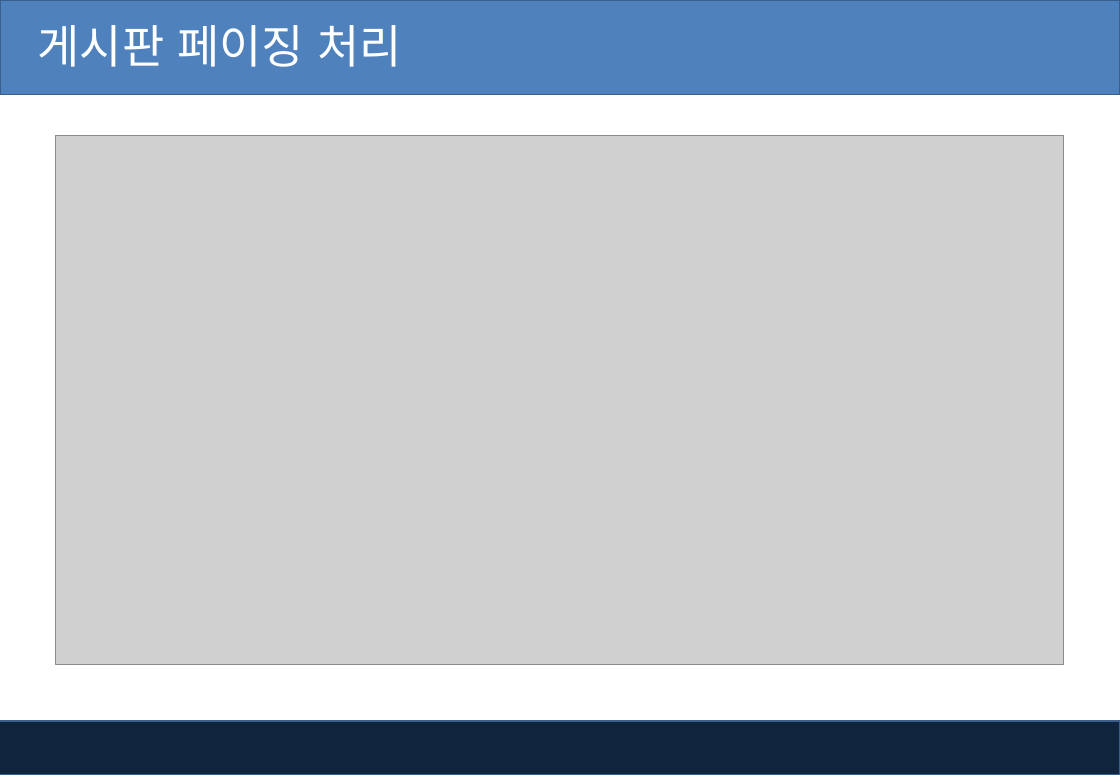
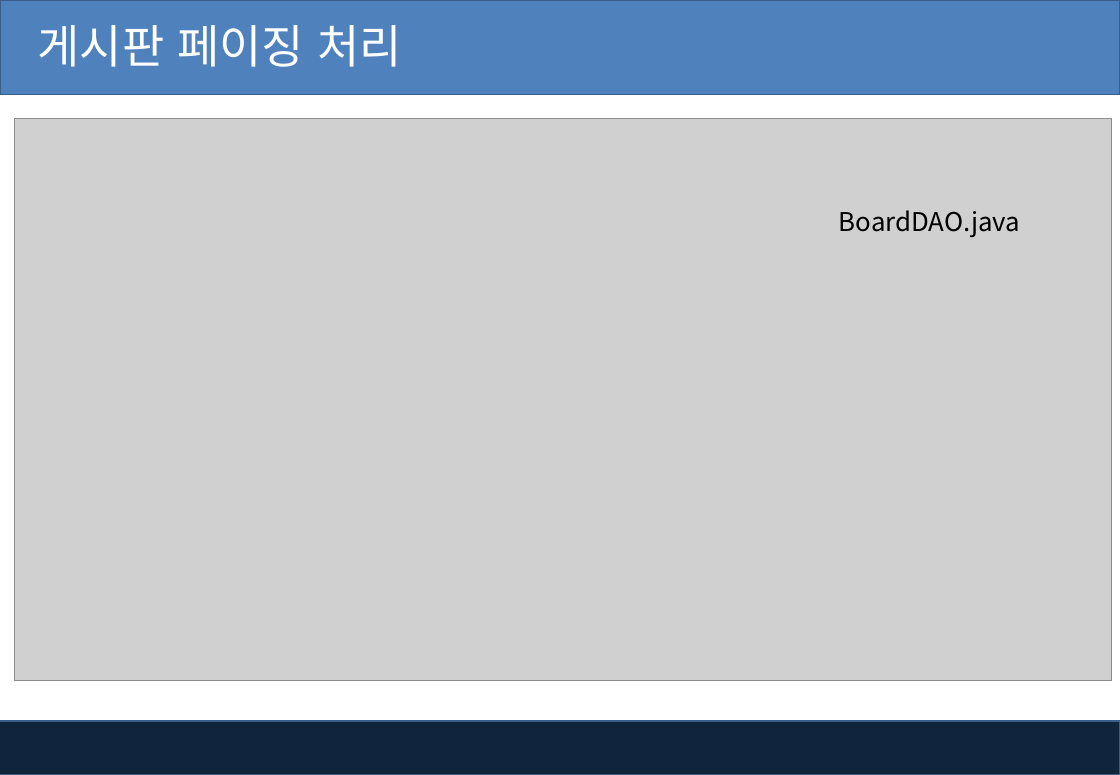
Before and after one commit to kiyongee2/green_project_web, a slide deck: slide 43 of jsp_ppt/10-2장. Jsp - MVC를 이용한 게시판 관리.pptx. Drawn at 1120x775 pixels with LibreOffice and Linux fonts; fonts in the diff are those of the drawing; grey boxes stand for pictures; background and template pictures are left out. Boxes give left, top, right and bottom in pixels: in the first picture for what was removed or moved away, otherwise in the second. Text is boxed around its words. In the diff, an @@ line names an element or a change of style, - is before the commit and + after.

```diff
--- a/jsp_ppt/10-2장. Jsp - MVC를 이용한 게시판 관리.pptx
+++ b/jsp_ppt/10-2장. Jsp - MVC를 이용한 게시판 관리.pptx
@@ picture: place and size @@
-picture at <box>55,135,1063,665</box>
+picture at <box>14,119,1112,682</box>
@@ text added at <box>839,210,1021,237</box>, 18 pt, text #000000 @@
+BoardDAO.java
```
Also in this commit, not shown: 4 other slides changed, 10 other files.
